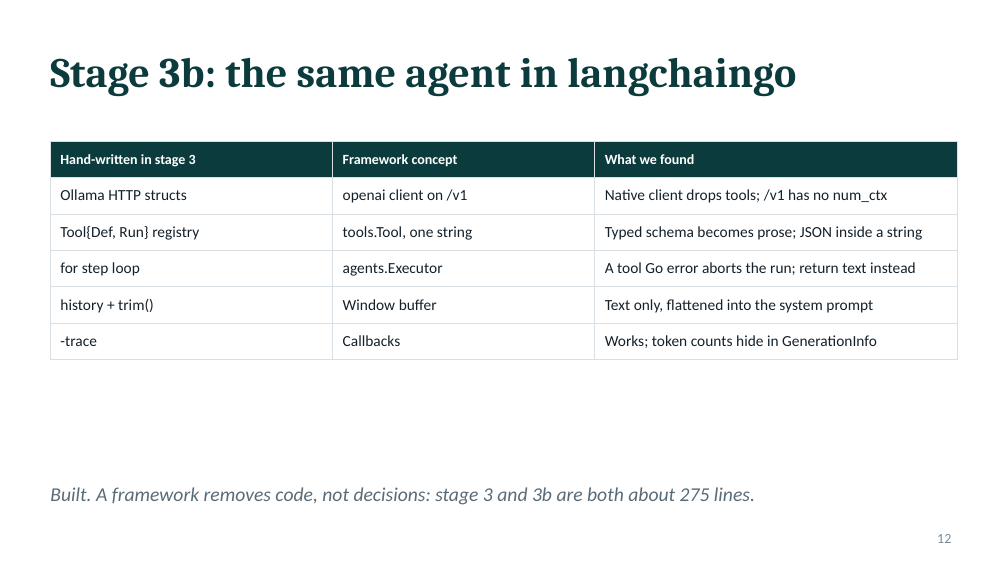
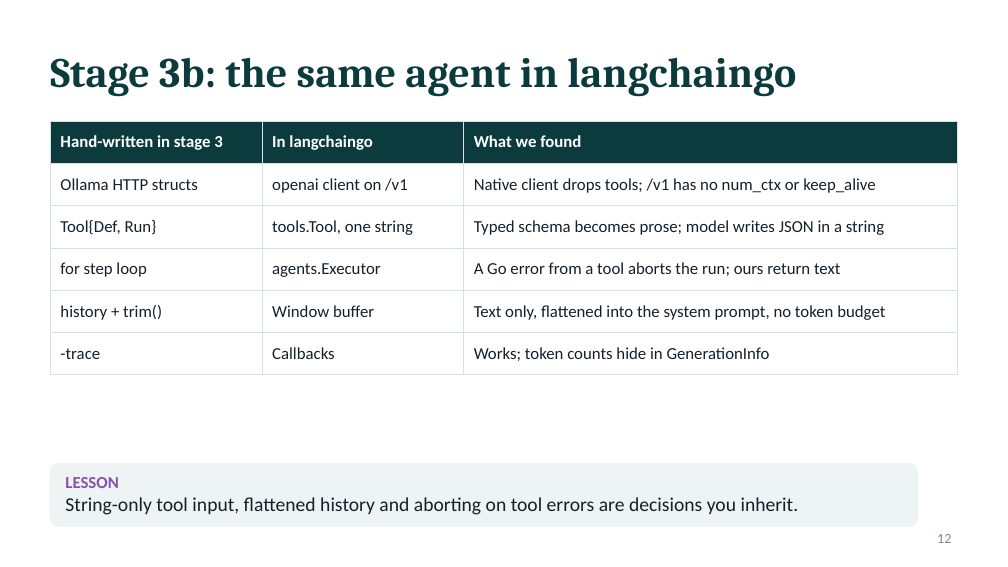
Before and after one commit to AriT93/agent-lab, a slide deck: slide 12 of docs/agent-lab-guide.pptx. Drawn at 1008x567 pixels with LibreOffice and Linux fonts; fonts in the diff are those of the drawing. Boxes give left, top, right and bottom in pixels: in the first picture for what was removed or moved away, otherwise in the second. Text is boxed around its words. In the diff, an @@ line names an element or a change of style, - is before the commit and + after.

```diff
--- a/docs/agent-lab-guide.pptx
+++ b/docs/agent-lab-guide.pptx
@@ table at [50,121,958,365] @@
-row 1, column 2: Framework concept
+row 1, column 2: In langchaingo
-row 2, column 3: Native client drops tools; /v1 has no num_ctx
+row 2, column 3: Native client drops tools; /v1 has no num_ctx or keep_alive
-row 3, column 1: Tool{Def, Run} registry
+row 3, column 1: Tool{Def, Run}
-row 3, column 3: Typed schema becomes prose; JSON inside a string
+row 3, column 3: Typed schema becomes prose; model writes JSON in a string
-row 4, column 3: A tool Go error aborts the run; return text instead
+row 4, column 3: A Go error from a tool aborts the run; ours return text
-row 5, column 3: Text only, flattened into the system prompt
+row 5, column 3: Text only, flattened into the system prompt, no token budget
@@ size 10 to 12 pt in "Hand-written in stage 3", "What we found" @@
@@ size 11 to 12 pt in "Ollama HTTP structs", "openai client on /v1", "tools.Tool, one string", "for step loop" and 6 more places @@
@@ table: place and size @@
-table at [50,141,958,360]
+table at [50,121,958,365]
@@ rounded rectangle: place and size @@
-rounded rectangle at [50,487,755,505]
+rounded rectangle at [50,464,917,526]
@@ rounded rectangle at [50,464,917,526]: fill none to #EEF3F4; outline none to #EEF3F4 1 pt @@
@@ text added at [65,477,799,515], 14 pt, text #14212B @@
+LESSON
+String-only tool input, flattened history and aborting on tool errors are decisions you inherit.
@@ text in rounded rectangle at [50,487,755,505]: text removed @@
-Built. A framework removes code, not decisions: stage 3 and 3b are both about 275 lines.
```
Also in this commit, not shown: 7 other slides changed, 3 slides added, 2 slides removed, 1 other file.
